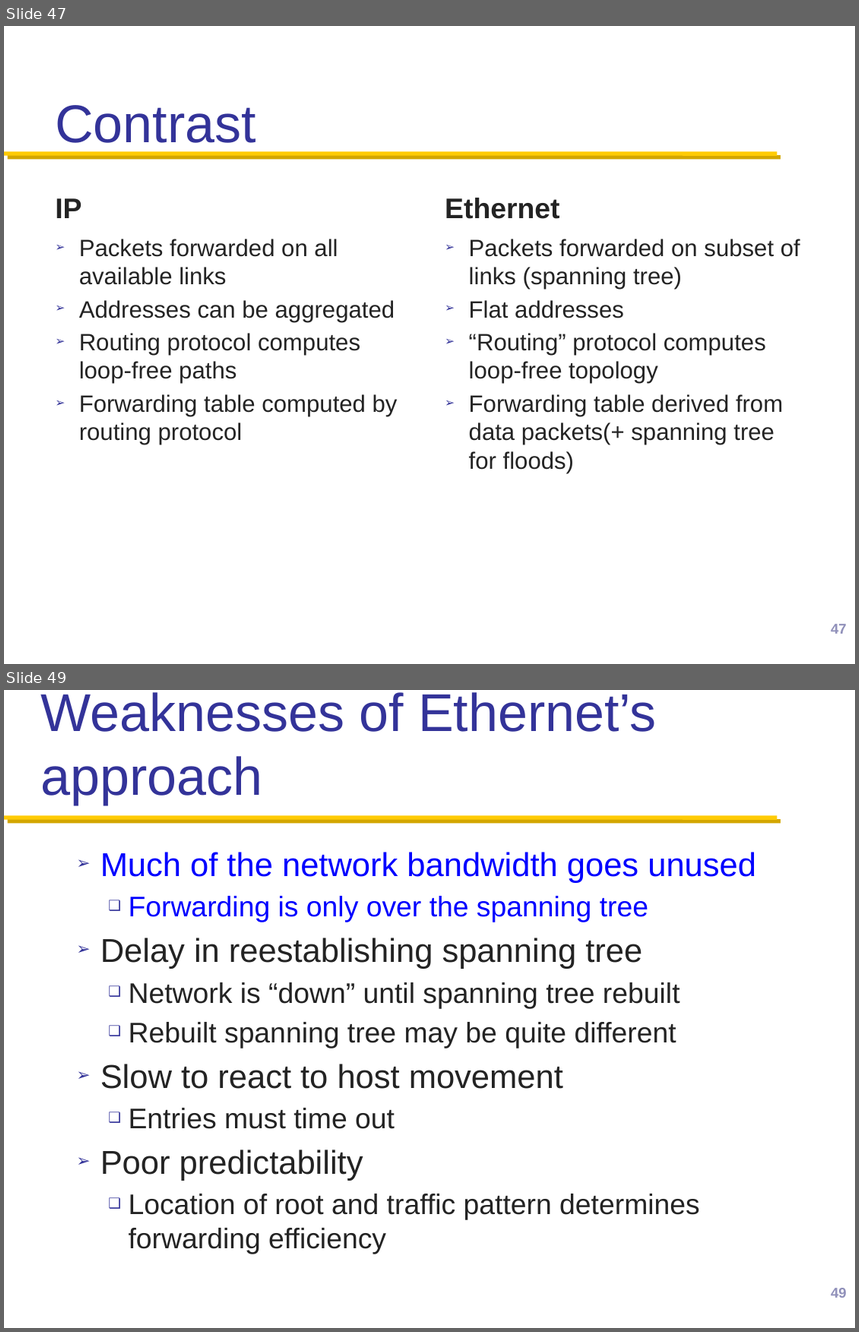
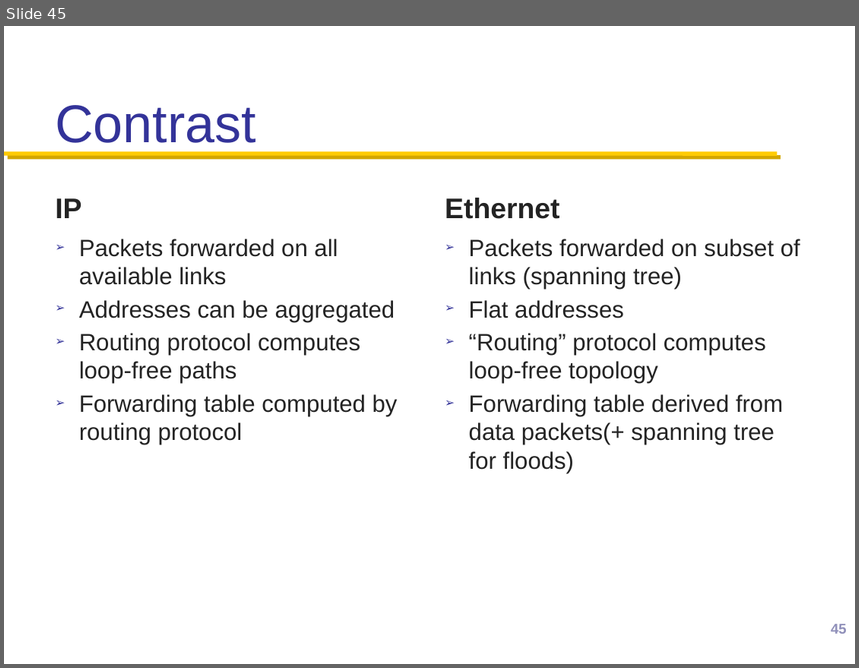
Before and after one commit to henryhxu/CSCI4430-ESTR4120, a slide deck: lec/lec16.pptx. Shown one above the other, each under a label of ours: slides 47 and 49 before the commit, slide 45 after it; the slides between them are not shown. The pictures are 859x1332 and 859x668 pixels, drawn with LibreOffice and Linux fonts; fonts in the diff are those of the drawing; background and template pictures are left out. Boxes give left, top, right and bottom in pixels: in the first picture for what was removed or moved away, otherwise in the second. Text is boxed around its words. In the diff, an @@ line names an element or a change of style, - is before the commit and + after.

```diff
--- a/lec/lec16.pptx
+++ b/lec/lec16.pptx
@@ slide 49 removed at (4, 690, 855, 1328), background #FFFFFF; not listed: 1 template element that a slide beside it also shows @@
@@ title removed at (41, 692, 657, 806) @@
-Weaknesses of Ethernet’s approach
@@ text removed at (101, 852, 756, 1255) @@
-➢ Much of the network bandwidth goes unused
-  ❑ Forwarding is only over the spanning tree
-➢ Delay in reestablishing spanning tree
-  ❑ Network is “down” until spanning tree rebuilt
-  ❑ Rebuilt spanning tree may be quite different
-➢ Slow to react to host movement
-  ❑ Entries must time out
-➢ Poor predictability
-  ❑ Location of root and traffic pattern determines forwarding efficiency
@@ page number removed at (831, 1288, 847, 1298) @@
-49
@@ what was slide 47 is now slide 45 @@
@@ page number at (831, 624, 847, 634): text changed @@
-47
+45
```
Also in this commit, not shown: 7 slides changed, 3 other slides removed.
